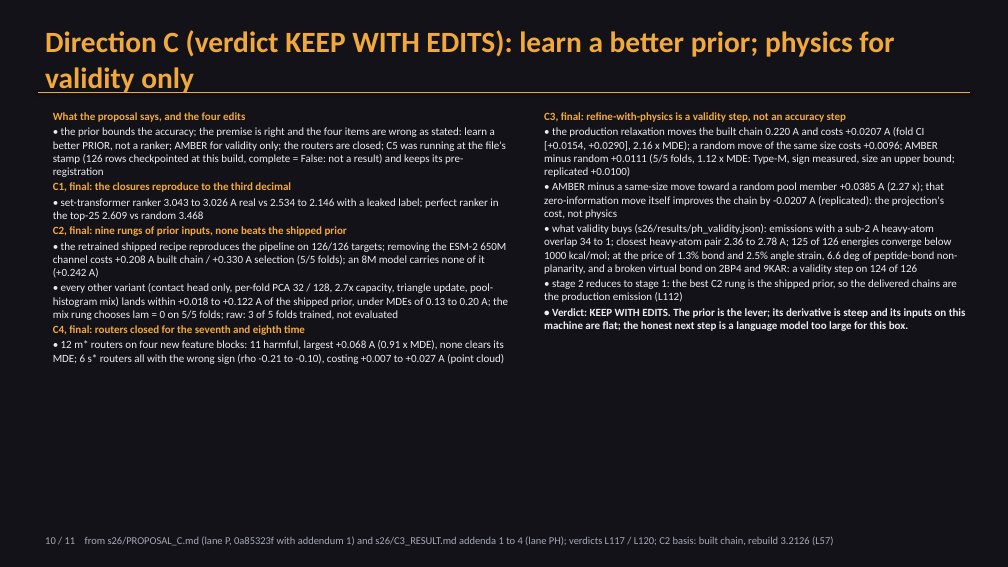
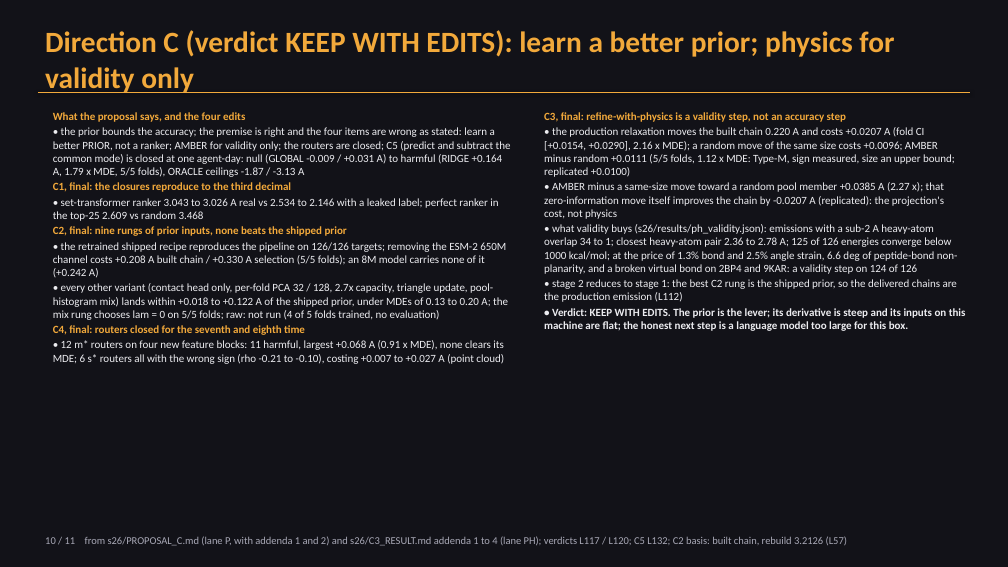
Before and after one commit to abe-narayan/cvar-vqe-protein-folding-v3, a slide deck: slide 10 of vqe_research_overview.pptx. Drawn at 1008x567 pixels with LibreOffice and Linux fonts; fonts in the diff are those of the drawing. Boxes give left, top, right and bottom in pixels: in the first picture for what was removed or moved away, otherwise in the second. Text is boxed around its words. In the diff, an @@ line names an element or a change of style, - is before the commit and + after.

```diff
--- a/vqe_research_overview.pptx
+++ b/vqe_research_overview.pptx
@@ text at box(53, 127, 511, 177): text changed @@
-• the prior bounds the accuracy; the premise is right and the four items are wrong as stated: learn a better PRIOR, not a ranker; AMBER for validity only; the routers are closed; C5 was running at the file's stamp (126 rows checkpointed at this build, complete = False: not a result) and keeps its pre-registration
+• the prior bounds the accuracy; the premise is right and the four items are wrong as stated: learn a better PRIOR, not a ranker; AMBER for validity only; the routers are closed; C5 (predict and subtract the common mode) is closed at one agent-day: null (GLOBAL -0.009 / +0.031 A) to harmful (RIDGE +0.164 A, 1.79 x MDE, 5/5 folds), ORACLE ceilings -1.87 / -3.13 A
@@ text at box(53, 283, 508, 320): text changed @@
-• every other variant (contact head only, per-fold PCA 32 / 128, 2.7x capacity, triangle update, pool-histogram mix) lands within +0.018 to +0.122 A of the shipped prior, under MDEs of 0.13 to 0.20 A; the mix rung chooses lam = 0 on 5/5 folds; raw: 3 of 5 folds trained, not evaluated
+• every other variant (contact head only, per-fold PCA 32 / 128, 2.7x capacity, triangle update, pool-histogram mix) lands within +0.018 to +0.122 A of the shipped prior, under MDEs of 0.13 to 0.20 A; the mix rung chooses lam = 0 on 5/5 folds; raw: not run (4 of 5 folds trained, no evaluation)
@@ text at box(45, 536, 847, 546): text changed @@
-10 / 11 from s26/PROPOSAL_C.md (lane P, 0a85323f with addendum 1) and s26/C3_RESULT.md addenda 1 to 4 (lane PH); verdicts L117 / L120; C2 basis: built chain, rebuild 3.2126 (L57)
+10 / 11 from s26/PROPOSAL_C.md (lane P, with addenda 1 and 2) and s26/C3_RESULT.md addenda 1 to 4 (lane PH); verdicts L117 / L120; C5 L132; C2 basis: built chain, rebuild 3.2126 (L57)
```
Also in this commit, not shown: 11 other files.
